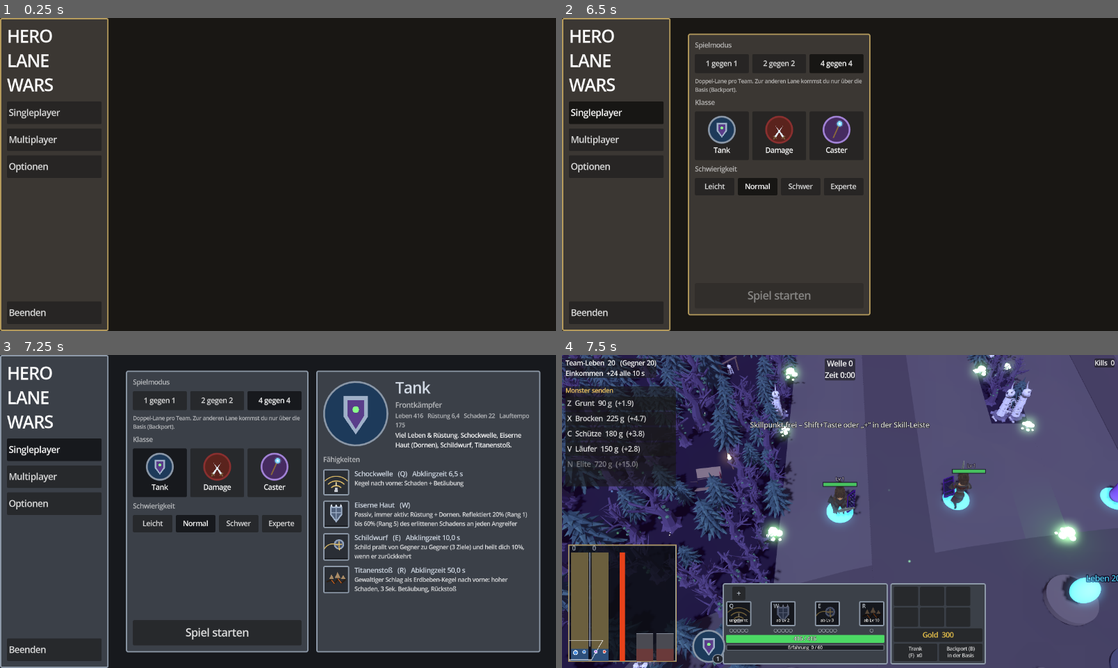
Above: before the commit, frames 1-4 (two rows, left to right).
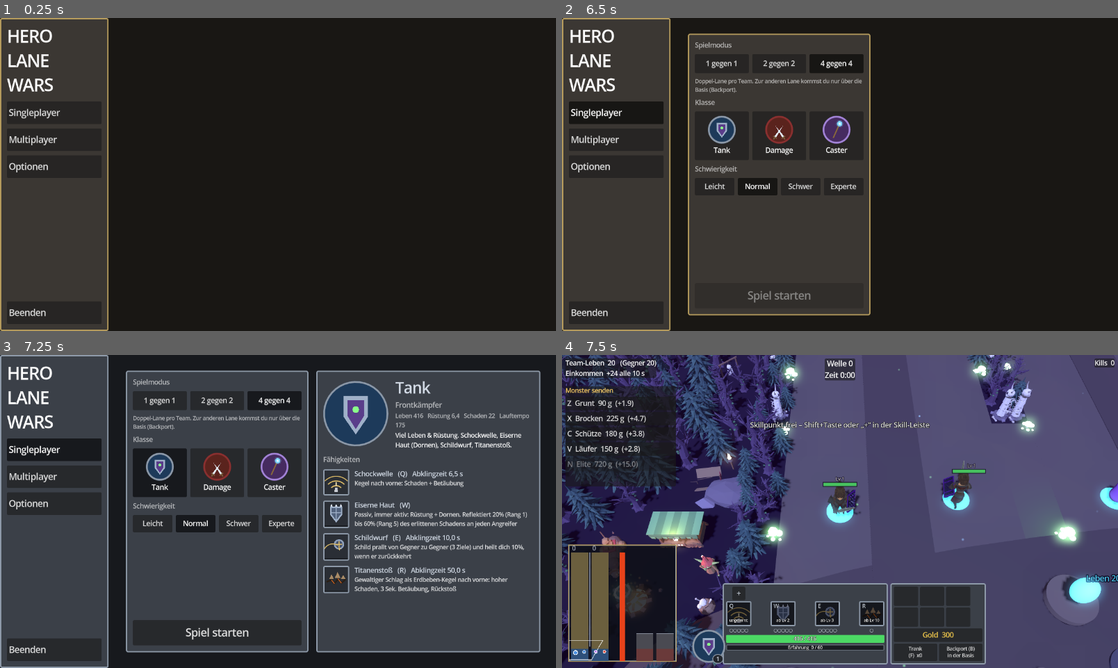
Above: after the commit, the same moments.

Repository: Tarux21/hero-lane-wars
Game: Godot game, scene res://scenes/main.tscn
Two runs of this game, one before a commit and one after it. Both use one fixed random seed, a clock stepped at 60 frames per second and the inputs below.
Inputs (mouse positions are in pixels of both pictures, inside the frame that each line leads up to):
- Up to frame 1 (0.25 s): no input
- Up to frame 2 (6.5 s): click "Singleplayer" at 0.5 s; click "Normal" at 1.25 s; click "Normal" at 2 s; click "1 gegen 1" at 2.75 s; click "2 gegen 2" at 3.5 s; click "4 gegen 4" at 4.25 s; click "Normal" at 5 s; click "Normal" at 5.75 s
- Up to frame 3 (7.25 s): click (161, 473) at 6.52 s
- Up to frame 4 (7.5 s): click "Spiel starten" at 7.25 s

Frames 1-3 are identical in both runs. In frame 4, 14% of the frame differs, in the area x 0-97%, y 0-100%.

Commit message:
Goblin-Haendler-Camp an der Basis: Marktwagen, Wildschwein mit Sattel, Lagerfeuer mit Kessel, Sack mit Knochen; Klick oeffnet den Shop, Hinweis beim Darueberfahren, Pst! beim Herankommen
Co-Authored-By: Claude Sonnet 5.5 <noreply@anthropic.com>

Diff:
--- a/godot/scripts/game.gd
+++ b/godot/scripts/game.gd
@@ -100,6 +100,7 @@
 
 var cam: Camera3D
 var hud: Label
+var merchant: Dictionary = {}          # Goblin-Händler an der Basis (map_nachtwald.gd): Positionen und Beschriftungen
 var map_theme := "nachtwald"            # Karte: nachtwald (giftiger Nachtwald) oder gras (alte Wiese), Test: --map=gras
 var decor                              # Dekoration der Karte (map_nachtwald.gd)
 var mc: Dictionary = {}                # Farben der Karte
@@ -127,6 +128,7 @@
 var menu_shot := ""
 var menu_click := ""                  # Test: Menü per echten Mausklicks bedienen, z. B. --menuclick=options oder single,class_tank
 var cam_test_x := -1.0                 # Test: Kamera frei auf Lane-Position x (Spielwert), --camx=1500
+var merchant_test := false              # Test: Klick auf den Händler per Skript
 var menu_obj
 var fxtest := ""                     # Test: Effekt einer Fähigkeit zeigen (q, w, e, rfire, rfrost, rlightning) und Bilder speichern
 var fx_rank := 3
@@ -224,6 +226,8 @@
 			diff_key = a.substr(7)
 		elif a.begins_with("--map="):
 			map_theme = a.substr(6)
+		elif a == "--merchanttest":
+			merchant_test = true
 		elif a.begins_with("--camx="):
 			cam_test_x = float(a.substr(7))
 		elif a.begins_with("--uiscale="):
@@ -1908,7 +1912,7 @@
 ## Beim Start: gespeicherte Anzeige anwenden, aber nicht in Tests und Bild-Läufen (feste Auflösung)
 func _apply_saved_display() -> void:
 	for a in OS.get_cmdline_user_args():
-		for t in ["--sim", "--shot", "--selftest", "--golden", "--fxtest", "--menushot", "--menuclick", "--menu-test", "--shopshot", "--camx", "--map", "--uiscale", "--colorblind", "--gfxlow", "--itemcatalog", "--dbgshot", "--uimenu", "--uitip", "--botplay", "--autoplay"]:
+		for t in ["--sim", "--shot", "--selftest", "--golden", "--fxtest", "--menushot", "--menuclick", "--menu-test", "--shopshot", "--merchanttest", "--camx", "--map", "--uiscale", "--colorblind", "--gfxlow", "--itemcatalog", "--dbgshot", "--uimenu", "--uitip", "--botplay", "--autoplay"]:
 			if a.begins_with(t):
 				return
 	var cf := ConfigFile.new()
@@ -2705,6 +2709,7 @@
 			f["node"].queue_free()
 			texts.erase(f)
 	_update_fx(delta)
+	_update_merchant(delta)
 	_cam_input(delta)
 	var off := _cam_offset()
 	var want := (cam_focus if cam_free else hn.position) + off
@@ -2744,6 +2749,47 @@
 	return o + d * (-o.y / d.y)
 
 
+## Zeigt die Maus auf den Händler (Goblin oder Wagen)?
+func _over_merchant(screen_pos: Vector2) -> bool:
+	var p := _ground_point(screen_pos)
+	var gp: Vector3 = merchant["goblin"]
+	var wp: Vector3 = merchant["wagon"]
+	return Vector2(p.x - gp.x, p.z - gp.z).length() < 2.4 or Vector2(p.x - wp.x, p.z - wp.z).length() < 3.2
+
+
+## Händler: Hinweis beim Darüberfahren, Mauszeiger, und ein kleines "Pst!", wenn der Held herankommt
+func _update_merchant(delta: float) -> void:
+	if merchant.is_empty() or hero.is_empty():
+		return
+	var mp := get_viewport().get_mouse_position()
+	var ui_hit := get_viewport().gui_get_hovered_control() != null
+	var hover := not ui_hit and not paused and _over_merchant(mp)
+	merchant["hover"] = hover
+	var tag: Label3D = merchant["tag"]
+	var pst: Label3D = merchant["pst"]
+	tag.text = "Händler – Klick: Shop (%s)" % Data.user.key_name("shop") if hover else "Händler"
+	var want_a: float = 1.0 if hover else 0.0
+	tag.modulate.a = lerpf(tag.modulate.a, want_a, minf(1.0, delta * 8.0))
+	tag.outline_modulate.a = tag.modulate.a
+	Input.set_default_cursor_shape(Input.CURSOR_POINTING_HAND if hover else Input.CURSOR_ARROW)
+	var gp: Vector3 = merchant["goblin"]
+	var hp: Vector3 = (hero["node"] as Node3D).position
+	var dist := Vector2(hp.x - gp.x, hp.z - gp.z).length()
+	var near: bool = dist < 9.0 and hero["dead"] <= 0.0
+	if near and not merchant["near"]:
+		merchant["pst_t"] = 0.0                                             # neu herangekommen: "Pst!" von vorn
+	merchant["near"] = near
+	var t: float = merchant["pst_t"] + delta
+	merchant["pst_t"] = t
+	var a := 0.0
+	if near and t < 4.0 and not (shop != null and shop.visible()):
+		a = clampf(minf(t * 4.0, (4.0 - t) * 2.0), 0.0, 1.0)
+	pst.modulate.a = a
+	pst.outline_modulate.a = a
+	pst.position.y = gp.y + 3.1 + sin(t * 6.0) * 0.08 * a
+	pst.scale = Vector3.ONE * (1.0 + 0.1 * sin(t * 9.0) * a)
+
+
 ## Maus relativ zum Helden in Spielkoordinaten (Richtung und Zielpunkt für Skills).
 func _mouse_info() -> Dictionary:
 	var p := _ground_point(get_viewport().get_mouse_position())
@@ -2812,6 +2858,9 @@
 		elif event.button_index == MOUSE_BUTTON_WHEEL_DOWN:
 			cam_dist = clampf(cam_dist + 2.0, 14.0, 50.0)
 	if not started or over:
+		return
+	if event is InputEventMouseButton and event.pressed and event.button_index == MOUSE_BUTTON_LEFT and not merchant.is_empty() and _over_merchant(event.position):
+		_toggle_shop()                    # Klick auf den Händler öffnet den Shop
 		return
 	if event is InputEventKey and event.pressed and not event.echo and event.shift_pressed:
 		var lslot := _slot_for_key(event.keycode)
@@ -3267,6 +3316,23 @@
 		ui.toggle_menu()
 		if uioptions:
 			ui._show_page(ui.menu_options)
+	if merchant_test and not merchant.is_empty():
+		_sync_visuals(1.0)
+		cam.position = cam.position
+		var sp: Vector2 = cam.unproject_position(merchant["goblin"] + Vector3(0, 1.0, 0))
+		var ev := InputEventMouseButton.new()
+		ev.button_index = MOUSE_BUTTON_LEFT
+		ev.pressed = true
+		ev.position = sp
+		print("MERCHANT Klick auf den Goblin bei ", sp, ": Maus darueber=", _over_merchant(sp))
+		_unhandled_input(ev)
+		print("MERCHANT Shop offen: ", shop.visible())
+		_unhandled_input(ev)
+		print("MERCHANT zweiter Klick, Shop offen: ", shop.visible())
+		hero["x"] = 30.0                         # Held nah an den Goblin: "Pst!" erscheint
+		hero["y"] = -100.0
+		_sync_visuals(0.4)
+		_sync_visuals(0.2)
 	if cam_test_x >= 0.0:
 		cam_free = true
 		cam_focus = _wp(cam_test_x, 0.0, 0) + Vector3(-9.0, 0.0, 0.0)
--- a/godot/scripts/map_nachtwald.gd
+++ b/godot/scripts/map_nachtwald.gd
@@ -104,7 +104,7 @@
 	return Transform3D(Basis(Vector3.UP, a).scaled(Vector3.ONE * s), Vector3(x, y, z))
 
 
-func _light(pos: Vector3, col: Color, energy: float, rng_m: float) -> void:
+func _light(pos: Vector3, col: Color, energy: float, rng_m: float) -> OmniLight3D:
 	var l := OmniLight3D.new()
 	l.light_color = col
 	l.light_energy = energy * Data.user.light_factor()
@@ -112,6 +112,7 @@
 	l.shadow_enabled = false
 	l.position = pos
 	g.add_child(l)
+	return l
 
 
 func _glow_texture() -> Texture2D:
@@ -166,6 +167,54 @@
 
 
 ## Alles Dekorative setzen. Aufruf aus game.gd nach dem Bau der Spielfläche.
+## Einzelnes Modell setzen (nicht als Gruppe), z. B. für das Händler-Camp
+func _put(name: String, pos: Vector3, yaw: float, s: float = 1.0) -> MeshInstance3D:
+	var mesh := _mesh(name)
+	if mesh == null:
+		return null
+	var mi := MeshInstance3D.new()
+	mi.mesh = mesh
+	mi.transform = Transform3D(Basis(Vector3.UP, yaw).scaled(Vector3.ONE * s), pos)
+	g.add_child(mi)
+	return mi
+
+
+## Goblin-Händler-Camp an der Basis (links neben dem Platz): Marktwagen, Wildschwein mit Sattel, Lagerfeuer mit Kessel, Sack mit Knochen.
+## Klick auf den Goblin oder den Wagen öffnet den Shop (game.gd, _over_merchant). Der Goblin ruft "Pst!", wenn der Held näher kommt.
+func build_camp(cx: float, cz: float) -> void:
+	var wagon_p := Vector3(cx, 0.0, cz)
+	var goblin_p := Vector3(cx + 2.4, 0.0, cz + 2.6)
+	var boar_p := Vector3(cx - 4.6, 0.0, cz + 1.2)
+	var fire_p := Vector3(cx - 1.2, 0.0, cz + 4.8)
+	var sack_p := Vector3(cx + 2.6, 0.0, cz + 5.2)
+	_put("market_wagon", wagon_p, PI, 1.0)
+	_put("boar", boar_p, PI + 0.35, 1.0)
+	_put("goblin_merchant", goblin_p, PI - 0.15, 1.15)
+	_put("cauldron_fire", fire_p, 0.0, 1.0)
+	_put("loot_sack", sack_p, PI + 0.3, 1.0)
+	for e in [[wagon_p, 3.2], [boar_p, 2.6], [goblin_p, 1.3], [fire_p, 2.0], [sack_p, 1.1], [Vector3(cx - 0.5, 0.0, cz + 2.5), 5.5]]:
+		_reserve(e[0].x, e[0].z, e[1])
+	var fl := _light(fire_p + Vector3(0, 1.2, 0), Color("#ff8a3a"), 2.4, 13.0)       # Lagerfeuer flackert
+	var tw := fl.create_tween().set_loops()
+	tw.tween_property(fl, "light_energy", 1.7 * Data.user.light_factor(), 0.35).set_trans(Tween.TRANS_SINE)
+	tw.tween_property(fl, "light_energy", 2.8 * Data.user.light_factor(), 0.45).set_trans(Tween.TRANS_SINE)
+	_light(wagon_p + Vector3(0, 2.1, 0.9), Color("#ffc060"), 1.3, 8.0)                 # Laterne am Wagen
+	_light(boar_p + Vector3(0, 2.0, 0.5), Color("#ffb070"), 0.6, 5.0)
+	_motes(fire_p + Vector3(0, 1.6, 0), Vector3(0.4, 0.1, 0.4), 28, Color("#ffaa40"), 0.2, 1.6, 2.4)
+	_motes(fire_p + Vector3(0, 2.2, 0), Vector3(0.3, 0.1, 0.3), 12, Color("#9aff7a"), 0.16, 0.9, 3.0)         # Dampf aus dem Kessel
+	var pst: Label3D = g._label3d("Pst!", 46, Color("#ffe066"))
+	pst.position = goblin_p + Vector3(0.0, 3.1, 0.0)
+	pst.modulate.a = 0.0
+	pst.outline_modulate.a = 0.0
+	g.add_child(pst)
+	var tag: Label3D = g._label3d("Händler", 30, Color("#e8e0cc"))
+	tag.position = goblin_p + Vector3(0.0, 2.55, 0.0)
+	tag.modulate.a = 0.0
+	tag.outline_modulate.a = 0.0
+	g.add_child(tag)
+	g.merchant = {"goblin": goblin_p, "wagon": wagon_p, "pst": pst, "tag": tag, "near": false, "pst_t": 0.0, "hover": false}
+
+
 ## Szenen am Wegrand: Name -> [Radius (Platzbedarf), Größe von, Größe bis]
 const SCENES := {
 	"skel_sit": [0.95, 0.9, 1.1], "skel_impaled": [0.8, 0.9, 1.1], "skel_hang": [1.5, 0.85, 1.0], "cage_skel": [1.0, 0.9, 1.1],
@@ -213,6 +262,11 @@
 	var skulls: Array = []
 	var braziers: Array = []
 	var eyes: Array = []
+	if not g.test_mode:
+		build_camp(x_min - 3.5, -4.0)
+
+	_reserve(lane_xs[lane_xs.size() - 1] + half + float(g.WALL) + 0.0, 4.0, 3.0)                  # Platz für den Knochenbogen an der Basis
+	_reserve(lane_xs[lane_xs.size() - 1] + half + float(g.WALL) - 2.0, 10.0, 1.5)
 
 	# 1) Am Lane-Rand (außerhalb der Lane, in der Baumwand): Knochensäulen, Feuerschalen, Pilze, Schädelhaufen. Die Lane selbst bleibt frei.
 	for cx in lane_xs:
@@ -273,6 +327,10 @@
 			var lo: float = float(st["x0"]) + float(info[0])
 			var hi: float = float(st["x1"]) - float(info[0])
 			var xx: float = (float(st["x0"]) + float(st["x1"])) / 2.0 if lo >= hi else rng.randf_range(lo, hi)
+			for retry in 6:
+				if _free(xx, zz, float(info[0])):
+					break
+				zz -= 2.5
 			if not scenes.has(nm):
 				scenes[nm] = []
 			scenes[nm].append(_t(xx, zz, rng.randf_range(float(info[1]), float(info[2])), float(st["face"]) + rng.randf_range(-0.5, 0.5)))
@@ -363,15 +421,10 @@
 	_scatter("torch", torches, false)
 	_scatter("eyes", eyes, false)
 
-	# 5) Basis: Knochenbögen links und rechts des Platzes, Schädelhaufen
+	# 5) Basis: Knochenbogen und Schädelhaufen rechts des Platzes (links steht das Händler-Camp)
 	var mid_x: float = (lane_xs[0] + lane_xs[lane_xs.size() - 1]) / 2.0
-	var arches: Array = []
-	var base_skulls: Array = []
-	for sd in [-1.0, 1.0]:
-		arches.append(_t(mid_x + sd * ((x_max - x_min) / 2.0 + 3.0), 4.0, 1.6, PI / 2.0))
-		base_skulls.append(_t(mid_x + sd * ((x_max - x_min) / 2.0 + 1.0), 10.0, 1.2))
-	_scatter("bone_arch", arches)
-	_scatter("skull_pile", base_skulls, false)
+	_scatter("bone_arch", [_t(mid_x + ((x_max - x_min) / 2.0 + 3.0), 4.0, 1.6, PI / 2.0)])
+	_scatter("skull_pile", [_t(mid_x + ((x_max - x_min) / 2.0 + 1.0), 10.0, 1.2)], false)
 
 	# 6) Lava: Licht entlang des Flusses, aufsteigende Glut; Sporen im Wald
 	var zc: float = (z_near + z_far) / 2.0
Binary file changed: godot/assets/props/banner.glb
Binary file changed: godot/assets/props/barrels.glb
Binary file added: godot/assets/props/boar.glb
Binary file changed: godot/assets/props/bone_arch.glb
Binary file changed: godot/assets/props/bone_pillar.glb
Binary file changed: godot/assets/props/brazier.glb
Binary file changed: godot/assets/props/cage_skel.glb
Binary file changed: godot/assets/props/campfire.glb
Binary file added: godot/assets/props/cauldron_fire.glb
Binary file added: godot/assets/props/goblin_merchant.glb
Binary file added: godot/assets/props/loot_sack.glb
Binary file added: godot/assets/props/market_wagon.glb
(and 11 more such lines)
